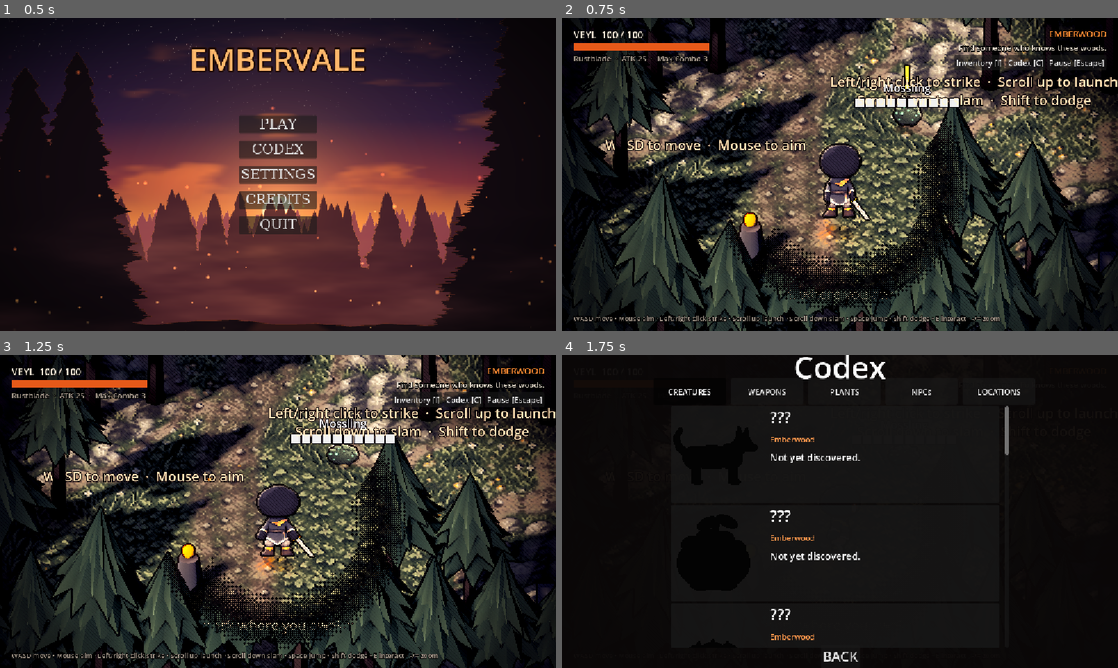
Above: before the commit, frames 1-4 (two rows, left to right).
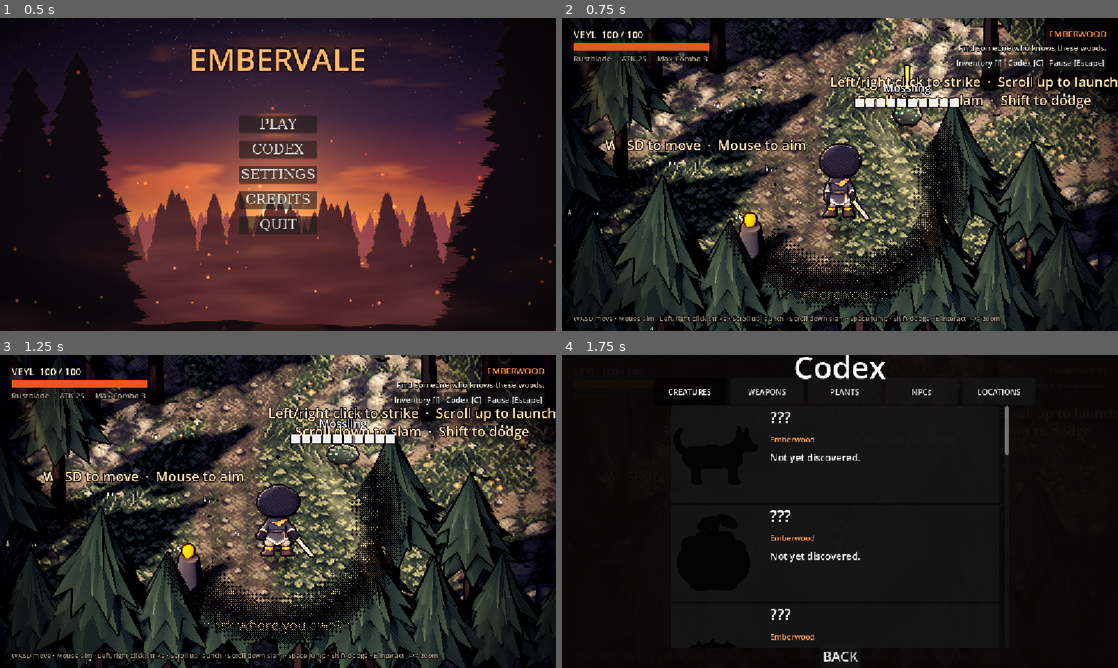
Above: after the commit, the same moments.

Repository: noirpixels/Pyrevalley
Game: Godot game, scene res://main_menu.tscn
The game is run twice, just before and just after one commit, with the same random seed, the same clock (stepped at 60 frames per second) and the same inputs.
Inputs (mouse positions are in pixels of both pictures, inside the frame that each line leads up to):
- Up to frame 1 (0.5 s): no input
- Up to frame 2 (0.75 s): click "PLAY" at 0.5 s
- Up to frame 3 (1.25 s): no input
- Up to frame 4 (1.75 s): tap Enter (ui_accept) at 1.25 s; move the mouse to (962, 495) at 1.27 s; hold D (move_right) from 1.28 s (still down); hold C (codex) from 1.28 s (still down); click (962, 495) at 1.42 s; tap Space (jump) at 1.52 s

Frame 1 is identical in both runs. In frame 2, 3.0% of the frame differs, in the area x 0-99%, y 0-100%; in frame 3, 2.9%; in frame 4, less than 0.1%.

Commit message:
v5: dress Emberwood - forest floor, dead trees, light, mist, the arena
world_dressing.gd scatters non-colliding set dressing from a fixed seed:
- ferns, glowing mushrooms, stumps and mossy fallen logs (MultiMesh)
- bare, burnt trees through the Deep Forest and round the arena
- slanting shafts of low sun in the outer forest; banded ground mist
  that thickens and cools deeper in
- the arena: glowing cracks in the earth that pulse faster once the
  fight starts, chain posts staked round the Ashbound with chains
  sagging in toward it, and braziers of inked fire lighting the ring
- fireflies round Veyl in the outer forest, falling ash deeper in

Glowing particles (sparks, embers, bolts, fireflies) are soft round dots
now instead of hard squares (fx.gd).

Co-Authored-By: Claude Opus 5.5 <noreply@anthropic.com>

Diff:
--- a/ash_burst.gd
+++ b/ash_burst.gd
@@ -62,6 +62,9 @@
 	mat.billboard_mode = BaseMaterial3D.BILLBOARD_PARTICLES
 	mat.vertex_color_use_as_albedo = true
 	mat.render_priority = 5
+	# Ash flakes stay sharp-edged; smoke and embers are soft
+	if start.r > 0.5 or start.a < 1.0:
+		mat.albedo_texture = preload("res://fx.gd").soft_dot()
 	quad.material = mat
 	p.mesh = quad
 	p.cast_shadow = GeometryInstance3D.SHADOW_CASTING_SETTING_OFF
--- a/ember_bolt.gd
+++ b/ember_bolt.gd
@@ -60,6 +60,7 @@
 	trail_mat.billboard_mode = BaseMaterial3D.BILLBOARD_PARTICLES
 	trail_mat.vertex_color_use_as_albedo = true
 	trail_mat.render_priority = 5
+	trail_mat.albedo_texture = preload("res://fx.gd").soft_dot()
 	quad.material = trail_mat
 	trail.mesh = quad
 	add_child(trail)
--- a/ember_wall.gd
+++ b/ember_wall.gd
@@ -68,6 +68,7 @@
 	spark_mat.vertex_color_use_as_albedo = true
 	spark_mat.billboard_mode = BaseMaterial3D.BILLBOARD_PARTICLES
 	spark_mat.render_priority = 10
+	spark_mat.albedo_texture = preload("res://fx.gd").soft_dot()
 	quad.material = spark_mat
 	sparks.mesh = quad
 	add_child(sparks)
--- a/emberwood.gd
+++ b/emberwood.gd
@@ -6,6 +6,7 @@
 # Handles the level bounds, atmosphere and music.
 
 const InkPost = preload("res://ink_post.gd")
+const WorldDressing = preload("res://world_dressing.gd")
 
 @export var light_path: NodePath = ^"../DirectionalLight3D"
 @export var environment_path: NodePath = ^"../WorldEnvironment"
@@ -39,6 +40,7 @@
 	build_bounds()
 	build_embers()
 	add_child(InkPost.new())
+	add_child(WorldDressing.new())
 	Sfx.play_music("forest")
 
 
@@ -94,6 +96,7 @@
 	mat.transparency = BaseMaterial3D.TRANSPARENCY_ALPHA
 	mat.vertex_color_use_as_albedo = true
 	mat.billboard_mode = BaseMaterial3D.BILLBOARD_PARTICLES
+	mat.albedo_texture = preload("res://fx.gd").soft_dot()
 	quad.material = mat
 	embers.mesh = quad
 
--- /dev/null
+++ b/fx.gd
@@ -0,0 +1,24 @@
+extends RefCounted
+
+# Shared bits for particle effects.
+
+static var _dot: Texture2D
+
+
+# A soft round dot, so glowing particles aren't hard squares
+static func soft_dot() -> Texture2D:
+
+	if _dot == null:
+		var gradient = Gradient.new()
+		gradient.set_color(0, Color(1, 1, 1, 1))
+		gradient.add_point(0.35, Color(1, 1, 1, 0.9))
+		gradient.set_color(gradient.get_point_count() - 1, Color(1, 1, 1, 0))
+		var tex = GradientTexture2D.new()
+		tex.gradient = gradient
+		tex.fill = GradientTexture2D.FILL_RADIAL
+		tex.fill_from = Vector2(0.5, 0.5)
+		tex.fill_to = Vector2(1.0, 0.5)
+		tex.width = 32
+		tex.height = 32
+		_dot = tex
+	return _dot
--- a/hit_spark.gd
+++ b/hit_spark.gd
@@ -43,6 +43,7 @@
 	mat.blend_mode = BaseMaterial3D.BLEND_MODE_ADD
 	mat.billboard_mode = BaseMaterial3D.BILLBOARD_PARTICLES
 	mat.vertex_color_use_as_albedo = true
+	mat.albedo_texture = preload("res://fx.gd").soft_dot()
 	quad.material = mat
 	mesh = quad
 	cast_shadow = GeometryInstance3D.SHADOW_CASTING_SETTING_OFF
--- /dev/null
+++ b/world_dressing.gd
@@ -0,0 +1,588 @@
+extends Node3D
+
+# Set dressing and atmosphere for Emberwood, scattered from a fixed seed so
+# the forest looks the same every run. Nothing here collides or changes
+# how the level plays. Lives under the Emberwood node, in its local space
+# (-Z runs up the screen, from the Waking Glade at z ~ +110 to the Ashbound
+# Arena at z ~ -138):
+#   - ferns, glowing mushrooms, stumps and fallen logs on the forest floor
+#   - bare, burnt trees through the Deep Forest and round the arena
+#   - slanting shafts of low sunlight in the outer forest, ground mist deeper in
+#   - the arena: chain posts staked round the Ashbound, braziers, and
+#     cracks in the earth glowing with the fire under it
+#   - drifting fireflies near Veyl in the outer forest, falling ash deeper in
+
+const OCCLUDER_SHADER = preload("res://occluder.gdshader")
+const EmberWall = preload("res://ember_wall.gd")
+const Fx = preload("res://fx.gd")
+
+const HALF_WIDTH = 40.0
+const Z_START = 120.0
+const DEEP_Z = -6.0
+const ARENA_Z = -100.0
+const ARENA_CENTRE = Vector3(0, 0, -138)
+const ARENA_RADIUS = 30.0
+
+var rng = RandomNumberGenerator.new()
+# Local positions of gameplay things to keep clear of
+var keep_clear: Array[Vector3] = []
+var fireflies: CPUParticles3D
+var ash: CPUParticles3D
+var shafts: Array[MeshInstance3D] = []
+var time: float = 0.0
+
+
+func _ready():
+
+	rng.seed = 4242
+	collect_keep_clear()
+	scatter_floor()
+	scatter_dead_trees()
+	add_light_shafts()
+	add_mist()
+	build_arena()
+	build_drifters()
+
+
+func collect_keep_clear():
+
+	var level = get_parent()
+	for group in ["Creatures", "Shrines", "Gates", "LoreStones", "Pickups"]:
+		var node = level.get_node_or_null(group)
+		if node:
+			for child in node.get_children():
+				if child is Node3D:
+					keep_clear.append(child.position)
+	var rowan = level.get_node_or_null("Rowan")
+	if rowan:
+		keep_clear.append(rowan.position)
+
+
+func clear_of_gameplay(p: Vector3, margin: float) -> bool:
+
+	for k in keep_clear:
+		if Vector2(p.x - k.x, p.z - k.z).length() < margin:
+			return false
+	return true
+
+
+func random_point(z_min: float, z_max: float, edge_bias: float = 0.6) -> Vector3:
+
+	# Pushed toward the sides so the middle of the path stays open
+	var x = rng.randf_range(-1.0, 1.0)
+	x = sign(x) * pow(abs(x), 1.0 - edge_bias * 0.6)
+	return Vector3(x * (HALF_WIDTH - 2.0), 0, rng.randf_range(z_min, z_max))
+
+
+# ============================================================
+# FOREST FLOOR
+# ============================================================
+
+func scatter_floor():
+
+	var fern = fern_mesh()
+	var mushroom = mushroom_mesh()
+	var stump = stump_mesh()
+	var log_mesh = log_mesh()
+
+	var ferns = []
+	var shrooms = []
+	var stumps = []
+	var logs = []
+	for i in 700:
+		var p = random_point(-170.0, Z_START, 0.5)
+		if abs(p.x) < 6.0 and rng.randf() < 0.8:
+			continue
+		if in_arena(p) or not clear_of_gameplay(p, 3.5):
+			continue
+		ferns.append(Transform3D(Basis(Vector3.UP, rng.randf() * TAU).scaled(Vector3.ONE * rng.randf_range(0.8, 1.6)), p))
+	for i in 140:
+		var p = random_point(-100.0, Z_START, 0.7)
+		if in_arena(p) or not clear_of_gameplay(p, 3.0):
+			continue
+		# Deeper in, more of them glow
+		shrooms.append(Transform3D(Basis(Vector3.UP, rng.randf() * TAU).scaled(Vector3.ONE * rng.randf_range(0.7, 1.4)), p))
+	for i in 40:
+		var p = random_point(-100.0, Z_START, 0.9)
+		if not clear_of_gameplay(p, 5.0):
+			continue
+		stumps.append(Transform3D(Basis(Vector3.UP, rng.randf() * TAU).scaled(Vector3.ONE * rng.randf_range(0.8, 1.3)), p))
+	for i in 24:
+		var p = random_point(-100.0, Z_START, 1.0)
+		if abs(p.x) < 12.0 or not clear_of_gameplay(p, 7.0):
+			continue
+		var b = Basis(Vector3.UP, rng.randf() * TAU) * Basis(Vector3.FORWARD, PI / 2.0)
+		logs.append(Transform3D(b.scaled(Vector3.ONE * rng.randf_range(0.8, 1.2)), p + Vector3(0, 0.55, 0)))
+
+	add_multimesh(fern, ferns, vertex_material())
+	add_multimesh(stump, stumps, vertex_material())
+	add_multimesh(log_mesh, logs, vertex_material())
+
+	# Mushroom caps glow faintly, like the Glowmoss
+	var cap_mat = StandardMaterial3D.new()
+	cap_mat.vertex_color_use_as_albedo = true
+	cap_mat.emission_enabled = true
+	cap_mat.emission = Color(0.55, 0.85, 0.7)
+	cap_mat.emission_energy_multiplier = 0.9
+	add_multimesh(mushroom, shrooms, cap_mat)
+
+
+func in_arena(p: Vector3) -> bool:
+	return Vector2(p.x - ARENA_CENTRE.x, p.z - ARENA_CENTRE.z).length() < ARENA_RADIUS
+
+
+func vertex_material() -> StandardMaterial3D:
+
+	var mat = StandardMaterial3D.new()
+	mat.vertex_color_use_as_albedo = true
+	mat.roughness = 1.0
+	return mat
+
+
+func add_multimesh(mesh: Mesh, transforms: Array, mat: Material):
+
+	if transforms.is_empty():
+		return
+	var mm = MultiMesh.new()
+	mm.transform_format = MultiMesh.TRANSFORM_3D
+	mm.mesh = mesh
+	mm.instance_count = transforms.size()
+	for i in transforms.size():
+		mm.set_instance_transform(i, transforms[i])
+	var inst = MultiMeshInstance3D.new()
+	inst.multimesh = mm
+	inst.material_override = mat
+	inst.cast_shadow = GeometryInstance3D.SHADOW_CASTING_SETTING_OFF
+	add_child(inst)
+
+
+# A fern: drooping fronds fanned round a centre
+func fern_mesh() -> ArrayMesh:
+
+	var st = SurfaceTool.new()
+	st.begin(Mesh.PRIMITIVE_TRIANGLES)
+	var dark = Color(0.05, 0.1, 0.07)
+	var light = Color(0.2, 0.32, 0.18)
+	var fronds = 7
+	for i in fronds:
+		var a = TAU * i / fronds + randf_range(-0.2, 0.2)
+		var dir = Vector3(cos(a), 0, sin(a))
+		var side = dir.cross(Vector3.UP) * 0.22
+		var length = randf_range(1.1, 1.6)
+		var mid = dir * length * 0.55 + Vector3(0, 0.75, 0)
+		var tip = dir * length + Vector3(0, 0.25, 0)
+		tri(st, Vector3.ZERO, mid + side, mid - side, dark, light, light)
+		tri(st, mid + side, tip, mid - side, light, light.lightened(0.1), light)
+	st.generate_normals()
+	return st.commit()
+
+
+# A cluster of three small mushrooms
+func mushroom_mesh() -> ArrayMesh:
+
+	var st = SurfaceTool.new()
+	st.begin(Mesh.PRIMITIVE_TRIANGLES)
+	var stem = Color(0.75, 0.72, 0.62)
+	var cap = Color(0.75, 0.95, 0.85)
+	for m in [[Vector3(0, 0, 0), 0.5], [Vector3(0.35, 0, 0.2), 0.35], [Vector3(-0.25, 0, 0.3), 0.28]]:
+		var base: Vector3 = m[0]
+		var h: float = m[1]
+		var sides = 5
+		for s in sides:
+			var a0 = TAU * s / sides
+			var a1 = TAU * (s + 1) / sides
+			var r = h * 0.18
+			var b0 = base + Vector3(cos(a0) * r, 0, sin(a0) * r)
+			var b1 = base + Vector3(cos(a1) * r, 0, sin(a1) * r)
+			tri(st, b0, b0 + Vector3(0, h, 0), b1, stem, stem, stem)
+			tri(st, b1, b0 + Vector3(0, h, 0), b1 + Vector3(0, h, 0), stem, stem, stem)
+			# Cap: a shallow cone
+			var cr = h * 0.6
+			var c0 = base + Vector3(cos(a0) * cr, h * 0.9, sin(a0) * cr)
+			var c1 = base + Vector3(cos(a1) * cr, h * 0.9, sin(a1) * cr)
+			tri(st, c0, base + Vector3(0, h * 1.3, 0), c1, cap, cap, cap)
+	st.generate_normals()
+	return st.commit()
+
+
+func stump_mesh() -> ArrayMesh:
+
+	var st = SurfaceTool.new()
+	st.begin(Mesh.PRIMITIVE_TRIANGLES)
+	var bark = Color(0.18, 0.12, 0.09)
+	var cut = Color(0.45, 0.33, 0.22)
+	var sides = 7
+	for s in sides:
+		var a0 = TAU * s / sides
+		var a1 = TAU * (s + 1) / sides
+		var r0 = 0.95
+		var r1 = 0.75
+		var h = randf_range(0.7, 1.1) if s == 0 else 0.9
+		var b0 = Vector3(cos(a0) * r0, 0, sin(a0) * r0)
+		var b1 = Vector3(cos(a1) * r0, 0, sin(a1) * r0)
+		var t0 = Vector3(cos(a0) * r1, 0.9, sin(a0) * r1)
+		var t1 = Vector3(cos(a1) * r1, 0.9, sin(a1) * r1)
+		tri(st, b0, t0, b1, bark, bark, bark)
+		tri(st, b1, t0, t1, bark, bark, bark)
+		tri(st, t0, Vector3(0, 0.95, 0), t1, cut, cut, cut)
+	st.generate_normals()
+	return st.commit()
+
+
+func log_mesh() -> ArrayMesh:
+
+	var st = SurfaceTool.new()
+	st.begin(Mesh.PRIMITIVE_TRIANGLES)
+	var bark = Color(0.16, 0.11, 0.08)
+	var moss = Color(0.16, 0.26, 0.14)
+	var sides = 7
+	var half = 3.0
+	for s in sides:
+		var a0 = TAU * s / sides
+		var a1 = TAU * (s + 1) / sides
+		var r = 0.55
+		var p0 = Vector3(cos(a0) * r, -half, sin(a0) * r)
+		var p1 = Vector3(cos(a1) * r, -half, sin(a1) * r)
+		# The side facing up after the log is laid down gets moss
+		var c = moss if cos((a0 + a1) / 2.0) > 0.3 else bark
+		tri(st, p0, p0 + Vector3(0, half * 2.0, 0), p1, c, c, c)
+		tri(st, p1, p0 + Vector3(0, half * 2.0, 0), p1 + Vector3(0, half * 2.0, 0), c, c, c)
+	st.generate_normals()
+	return st.commit()
+
+
+func tri(st: SurfaceTool, a: Vector3, b: Vector3, c: Vector3, ca: Color, cb: Color, cc: Color):
+
+	st.set_color(ca)
+	st.add_vertex(a)
+	st.set_color(cb)
+	st.add_vertex(b)
+	st.set_color(cc)
+	st.add_vertex(c)
+
+
+# ============================================================
+# DEAD TREES
+# ============================================================
+
+func scatter_dead_trees():
+
+	var meshes = []
+	for i in 4:
+		meshes.append(dead_tree_mesh())
+	var mat = ShaderMaterial.new()
+	mat.shader = OCCLUDER_SHADER
+	var placed = 0
+	for i in 160:
+		if placed >= 45:
+			break
+		var p = random_point(-172.0, DEEP_Z + 10.0, 1.2)
+		if abs(p.x) < 9.0 or not clear_of_gameplay(p, 6.0):
+			continue
+		if in_arena(p) and Vector2(p.x, p.z - ARENA_CENTRE.z).length() < ARENA_RADIUS - 4.0:
+			continue
+		var tree = MeshInstance3D.new()
+		tree.mesh = meshes[placed % meshes.size()]
+		tree.material_override = mat
+		tree.position = p
+		tree.rotation.y = rng.randf() * TAU
+		tree.scale = Vector3.ONE * rng.randf_range(0.8, 1.3)
+		add_child(tree)
+		placed += 1
+
+
+# A bare, burnt trunk with a few crooked limbs
+func dead_tree_mesh() -> ArrayMesh:
+
+	var st = SurfaceTool.new()
+	st.begin(Mesh.PRIMITIVE_TRIANGLES)
+	var char_col = Color(0.07, 0.05, 0.05)
+	var ember = Color(0.35, 0.1, 0.04)
+	limb(st, Vector3.ZERO, Vector3(randf_range(-0.6, 0.6), 13.0, randf_range(-0.6, 0.6)), 0.9, 0.2, char_col, ember)
+	for i in randi_range(3, 5):
+		var y = randf_range(5.0, 11.0)
+		var a = randf() * TAU
+		var out = Vector3(cos(a), 0, sin(a)) * randf_range(2.5, 4.5)
+		var start = Vector3(0, y, 0)
+		limb(st, start, start + out + Vector3(0, randf_range(1.5, 3.5), 0), 0.3, 0.05, char_col, char_col)
+	st.generate_normals()
+	return st.commit()
+
+
+func limb(st: SurfaceTool, from: Vector3, to: Vector3, r0: float, r1: float, c0: Color, c1: Color):
+
+	var axis = (to - from).normalized()
+	var side = axis.cross(Vector3.UP if abs(axis.y) < 0.9 else Vector3.RIGHT).normalized()
+	var up = axis.cross(side)
+	var sides = 5
+	for s in sides:
+		var a0 = TAU * s / sides
+		var a1 = TAU * (s + 1) / sides
+		var d0 = side * cos(a0) + up * sin(a0)
+		var d1 = side * cos(a1) + up * sin(a1)
+		tri(st, from + d0 * r0, to + d0 * r1, from + d1 * r0, c1, c0, c1)
+		tri(st, from + d1 * r0, to + d0 * r1, to + d1 * r1, c1, c0, c0)
+
+
+# ============================================================
+# LIGHT AND MIST
+# ============================================================
+
+# Slanting shafts of low sun in the clearings of the outer forest
+func add_light_shafts():
+
+	var shader = Shader.new()
+	shader.code = """
+shader_type spatial;
+render_mode unshaded, blend_add, cull_disabled, depth_draw_never, shadows_disabled, fog_disabled;
+uniform float strength = 0.16;
+uniform float phase = 0.0;
+void fragment() {
+	// Bright at the top, gone by the ground, soft at the sides
+	float across = 1.0 - pow(abs(UV.x * 2.0 - 1.0), 2.0);
+	float down = smoothstep(1.0, 0.25, UV.y) * smoothstep(0.0, 0.15, UV.y);
+	float sway = 0.75 + 0.25 * sin(TIME * 0.5 + phase + UV.x * 3.0);
+	ALBEDO = vec3(1.0, 0.86, 0.62) * across * down * strength * sway;
+}
+"""
+	for i in 16:
+		var p = random_point(DEEP_Z + 4.0, Z_START, 0.0)
+		if not clear_of_gameplay(p, 2.0):
+			continue
+		var mat = ShaderMaterial.new()
+		mat.shader = shader
+		mat.set_shader_parameter("phase", rng.randf() * TAU)
+		mat.render_priority = 4
+		var shaft = MeshInstance3D.new()
+		var quad = QuadMesh.new()
+		quad.size = Vector2(rng.randf_range(2.5, 5.0), 26.0)
+		shaft.mesh = quad
+		shaft.material_override = mat
+		shaft.cast_shadow = GeometryInstance3D.SHADOW_CASTING_SETTING_OFF
+		shaft.position = p + Vector3(0, 10.0, 0)
+		# Leaning with the low sun, turned to face the isometric camera
+		shaft.rotation = Vector3(0, deg_to_rad(-45.0) + rng.randf_range(-0.3, 0.3), deg_to_rad(28.0))
+		add_child(shaft)
+		shafts.append(shaft)
+
+
+# Low drifting mist, thicker and colder the deeper the forest gets
+func add_mist():
+
+	var shader = Shader.new()
+	shader.code = """
+shader_type spatial;
+render_mode unshaded, cull_disabled, depth_draw_never, shadows_disabled, fog_disabled;
+uniform vec3 tint = vec3(0.6, 0.62, 0.72);
+uniform float density = 0.35;
+float hash(vec2 p) { return fract(sin(dot(p, vec2(127.1, 311.7))) * 43758.5453); }
+float noise(vec2 p) {
+	vec2 i = floor(p); vec2 f = fract(p); f = f * f * (3.0 - 2.0 * f);
+	return mix(mix(hash(i), hash(i + vec2(1.0, 0.0)), f.x), mix(hash(i + vec2(0.0, 1.0)), hash(i + vec2(1.0, 1.0)), f.x), f.y);
+}
+void fragment() {
+	vec2 w = (INV_VIEW_MATRIX * vec4(VERTEX, 1.0)).xz;
+	float n = noise(w * 0.08 + vec2(TIME * 0.05, TIME * 0.02)) * 0.65 + noise(w * 0.21 - vec2(TIME * 0.04, 0.0)) * 0.35;
+	float edge = 1.0 - smoothstep(0.3, 0.5, length(UV - 0.5));
+	// Banded like an ink wash rather than soft fog
+	float a = smoothstep(0.45, 0.62, n) * 0.6 + smoothstep(0.62, 0.7, n) * 0.4;
+	ALBEDO = tint;
+	ALPHA = a * edge * density;
+}
+"""
+	for i in 22:
+		var z = lerp(DEEP_Z + 10.0, -165.0, float(i) / 21.0) + rng.randf_range(-6, 6)
+		var deep = clamp(inverse_lerp(DEEP_Z, -120.0, z), 0.0, 1.0)
+		var mat = ShaderMaterial.new()
+		mat.shader = shader
+		mat.set_shader_parameter("density", lerp(0.22, 0.42, deep))
+		mat.set_shader_parameter("tint", Color(0.62, 0.62, 0.7).lerp(Color(0.5, 0.42, 0.45), deep))
+		mat.render_priority = 3
+		var mist = MeshInstance3D.new()
+		var plane = PlaneMesh.new()
+		plane.size = Vector2(rng.randf_range(26, 40), rng.randf_range(18, 26))
+		mist.mesh = plane
+		mist.material_override = mat
+		mist.cast_shadow = GeometryInstance3D.SHADOW_CASTING_SETTING_OFF
+		mist.position = Vector3(rng.randf_range(-24, 24), 0.6 + rng.randf() * 0.6, z)
+		add_child(mist)
+
+
+# ============================================================
+# THE ARENA
+# ============================================================
+
+func build_arena():
+
+	# The earth round the Ashbound has split, and the cracks glow
+	var crack_shader = Shader.new()
+	crack_shader.code = """
+shader_type spatial;
+render_mode unshaded, cull_disabled, depth_draw_never, shadows_disabled, fog_disabled;
+uniform float boss_fight = 0.0;
+vec2 hash2(vec2 p) {
+	p = vec2(dot(p, vec2(127.1, 311.7)), dot(p, vec2(269.5, 183.3)));
+	return fract(sin(p) * 43758.5453);
+}
+void fragment() {
+	vec2 p = (UV - 0.5) * 13.0;
+	vec2 i = floor(p);
+	vec2 f = fract(p);
+	float d1 = 8.0;
+	float d2 = 8.0;
+	for (int y = -1; y <= 1; y++) {
+		for (int x = -1; x <= 1; x++) {
+			vec2 g = vec2(float(x), float(y));
+			vec2 o = hash2(i + g);
+			float d = length(g + o - f);
+			if (d < d1) { d2 = d1; d1 = d; } else if (d < d2) { d2 = d; }
+		}
+	}
+	float crack = 1.0 - smoothstep(0.0, 0.05 + 0.04 * hash2(i).x, d2 - d1);
+	// Not every seam has split open
+	vec2 q = UV * 5.0;
+	vec2 qi = floor(q); vec2 qf = fract(q); qf = qf * qf * (3.0 - 2.0 * qf);
+	float n = mix(mix(hash2(qi).x, hash2(qi + vec2(1.0, 0.0)).x, qf.x), mix(hash2(qi + vec2(0.0, 1.0)).x, hash2(qi + vec2(1.0, 1.0)).x, qf.x), qf.y);
+	crack *= smoothstep(0.3, 0.55, n);
+	float r = length(UV - 0.5) * 2.0;
+	float fade = 1.0 - smoothstep(0.55, 1.0, r);
+	float pulse = 0.75 + 0.25 * sin(TIME * (1.5 + boss_fight * 2.5) - r * 6.0);
+	vec3 hot = mix(vec3(0.9, 0.25, 0.04), vec3(1.0, 0.7, 0.3), crack * pulse);
+	ALBEDO = hot * (1.0 + boss_fight * 0.5);
+	ALPHA = crack * fade * pulse * (0.75 + boss_fight * 0.25);
+}
+"""
+	var crack_mat = ShaderMaterial.new()
+	crack_mat.shader = crack_shader
+	crack_mat.render_priority = 4
+	var cracks = MeshInstance3D.new()
+	var plane = PlaneMesh.new()
+	plane.size = Vector2(ARENA_RADIUS * 2.0, ARENA_RADIUS * 2.0)
+	cracks.mesh = plane
+	cracks.material_override = crack_mat
+	cracks.cast_shadow = GeometryInstance3D.SHADOW_CASTING_SETTING_OFF
+	cracks.position = ARENA_CENTRE + Vector3(0, 0.07, 0)
+	cracks.set_meta("mat", crack_mat)
+	add_child(cracks)
+	GameState.boss_engaged.connect(func(_b): create_tween().tween_method(func(v): crack_mat.set_shader_parameter("boss_fight", v), 0.0, 1.0, 1.5))
+	GameState.boss_disengaged.connect(func(): crack_mat.set_shader_parameter("boss_fight", 0.0))
+
+	var stone = StandardMaterial3D.new()
+	stone.albedo_color = Color(0.2, 0.19, 0.21)
+	stone.roughness = 1.0
+	var iron = StandardMaterial3D.new()
+	iron.albedo_color = Color(0.1, 0.09, 0.1)
+	iron.metallic = 0.6
+	iron.roughness = 0.6
+
+	# Chain posts staked round it, chains running in toward the centre
+	for i in 6:
+		var a = TAU * i / 6.0 + 0.3
+		var at = ARENA_CENTRE + Vector3(cos(a), 0, sin(a)) * (ARENA_RADIUS - 6.0)
+		var post = MeshInstance3D.new()
+		var box = BoxMesh.new()
+		box.size = Vector3(1.4, 5.0, 1.4)
+		post.mesh = box
+		post.material_override = stone
+		post.position = at + Vector3(0, 2.5, 0)
+		post.rotation = Vector3(rng.randf_range(-0.08, 0.08), a, rng.randf_range(-0.08, 0.08))
+		add_child(post)
+		var inward = (ARENA_CENTRE - at).normalized()
+		for link in 9:
+			var ring = MeshInstance3D.new()
+			var torus = TorusMesh.new()
+			torus.inner_radius = 0.22
+			torus.outer_radius = 0.42
+			torus.rings = 8
+			torus.ring_segments = 5
+			ring.mesh = torus
+			ring.material_override = iron
+			var t = float(link) / 8.0
+			# Sagging from the top of the post down to the ground
+			ring.position = at + inward * (0.8 + link * 0.75) + Vector3(0, lerp(4.2, 0.25, sqrt(t)), 0)
+			ring.rotation = Vector3(PI / 2.0 if link % 2 == 0 else 0.0, a, 0)
+			add_child(ring)
+
+	# Braziers ringing the arena, so the fight is lit by fire
+	for i in 8:
+		var a = TAU * i / 8.0
+		var at = ARENA_CENTRE + Vector3(cos(a), 0, sin(a)) * (ARENA_RADIUS + 1.0)
+		if at.z > ARENA_Z - 6.0:
+			continue
+		var bowl = MeshInstance3D.new()
+		var cyl = CylinderMesh.new()
+		cyl.top_radius = 1.1
+		cyl.bottom_radius = 0.5
+		cyl.height = 2.6
+		cyl.radial_segments = 6
+		bowl.mesh = cyl
+		bowl.material_override = stone
+		bowl.position = at + Vector3(0, 1.3, 0)
+		add_child(bowl)
+		var fire = EmberWall.new(1.8, 2.6, true)
+		fire.position = at + Vector3(0, 2.5, 0)
+		add_child(fire)
+		fire.light.omni_range = 16.0
+
+
+# ============================================================
+# DRIFTERS (around Veyl)
+# ============================================================
+
+func build_drifters():
+
+	fireflies = drifter(40, Color(0.85, 1.0, 0.55), Vector3(0, 0.15, 0), 0.6, 0.35)
+	fireflies.emission_box_extents = Vector3(22, 3, 22)
+	ash = drifter(90, Color(0.75, 0.72, 0.72, 0.8), Vector3(0.4, -1.2, 0.2), 0.3, 0.3)
+	ash.emission_box_extents = Vector3(26, 1, 26)
+
+
+func drifter(count: int, color: Color, grav: Vector3, vel: float, size: float) -> CPUParticles3D:
+
+	var p = CPUParticles3D.new()
+	p.amount = count
+	p.lifetime = 6.0
+	p.local_coords = false
+	p.emission_shape = CPUParticles3D.EMISSION_SHAPE_BOX
+	p.direction = Vector3(1, 0, 0)
+	p.spread = 180.0
+	p.gravity = grav
+	p.initial_velocity_min = vel * 0.5
+	p.initial_velocity_max = vel
+	p.scale_amount_min = 0.6
+	p.scale_amount_max = 1.0
+	var ramp = Gradient.new()
+	ramp.set_color(0, Color(color.r, color.g, color.b, 0.0))
+	ramp.add_point(0.2, color)
+	ramp.add_point(0.8, color)
+	ramp.set_color(ramp.get_point_count() - 1, Color(color.r, color.g, color.b, 0.0))
+	p.color_ramp = ramp
+	var quad = QuadMesh.new()
+	quad.size = Vector2(size, size)
+	var mat = StandardMaterial3D.new()
+	mat.shading_mode = BaseMaterial3D.SHADING_MODE_UNSHADED
+	mat.transparency = BaseMaterial3D.TRANSPARENCY_ALPHA
+	mat.billboard_mode = BaseMaterial3D.BILLBOARD_PARTICLES
+	mat.vertex_color_use_as_albedo = true
+	mat.albedo_texture = Fx.soft_dot()
+	mat.render_priority = 5
+	quad.material = mat
+	p.mesh = quad
+	p.cast_shadow = GeometryInstance3D.SHADOW_CASTING_SETTING_OFF
+	add_child(p)
+	return p
+
+
+func _process(_delta):
+
+	var player = get_tree().get_first_node_in_group("player")
+	if player == null:
+		return
+	var local = to_local(player.global_position)
+	var at = player.global_position
+	fireflies.global_position = Vector3(at.x, 1.5, at.z)
+	ash.global_position = Vector3(at.x, 12.0, at.z)
+	# Fireflies in the outer forest, falling ash deeper in
+	var deep = clamp(inverse_lerp(DEEP_Z + 10.0, ARENA_Z, local.z), 0.0, 1.0)
+	fireflies.emitting = deep < 0.5
+	ash.emitting = deep > 0.15
